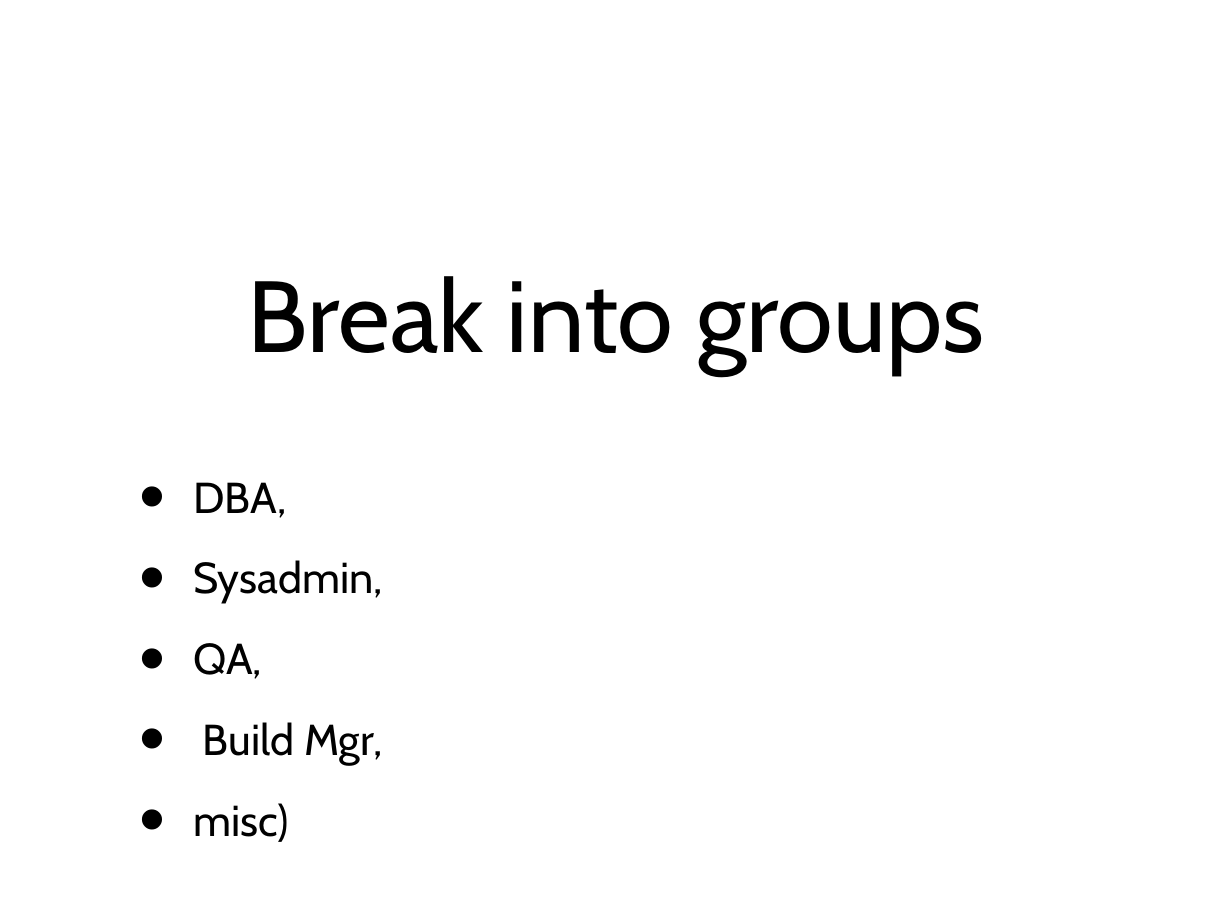
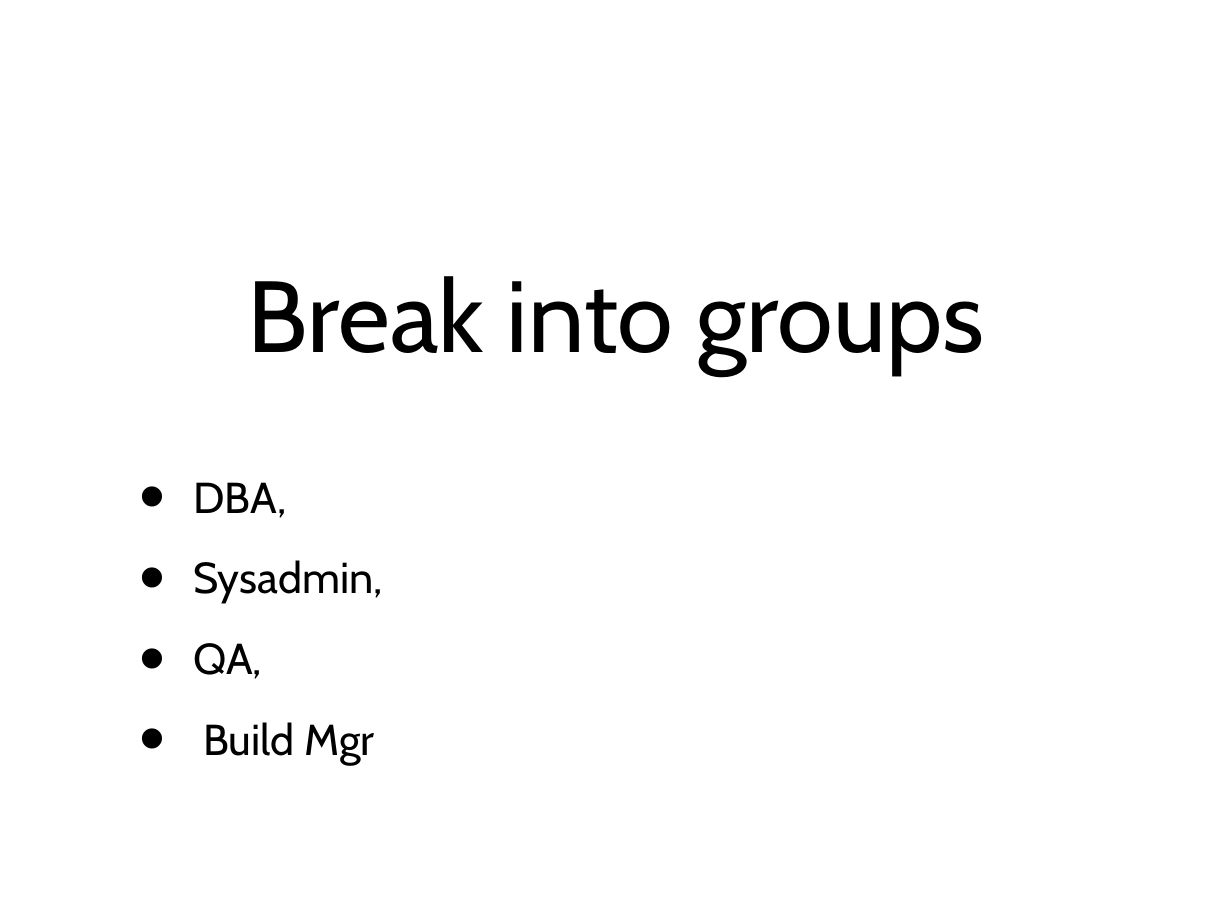
Before and after one commit to simpsonjulian/his-spa-materials, a slide deck: slide 12 of Presentation.odp. Drawn at 1232x924 pixels with LibreOffice and Linux fonts; fonts in the diff are those of the drawing. Boxes give left, top, right and bottom in pixels: in the first picture for what was removed or moved away, otherwise in the second. Text is boxed around its words. In the diff, an @@ line names an element or a change of style, - is before the commit and + after.

```diff
--- a/Presentation.odp
+++ b/Presentation.odp
@@ text at bbox=[203, 722, 374, 766]: text changed @@
-  • Build Mgr,
-  • misc)
+  • Build Mgr
```
Also in this commit, not shown: 7 other slides changed, 3 slides added, 1 slide removed, 1 other file.
